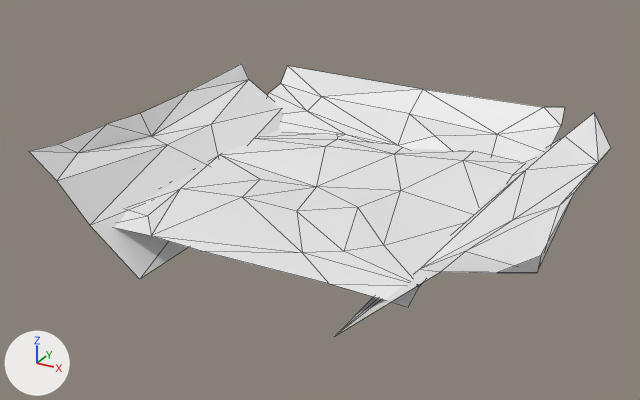
The Blender file Assets/Models/Landscape/BeachHouseLandscape.blend as it was, and as the next commit left it.
Both versions are drawn from a camera (50 mm lens) standing at (99.9, -185.7, 90.5) and looking at (-3.0, 1.3, -3.0). Arrows for +X, +Y and +Z are at lower left; the lights stay in place. Mesh edges are drawn as thin lines.

Names of what the first picture shows: 'Barriers', 'BeachHouseLandscapeMesh'.
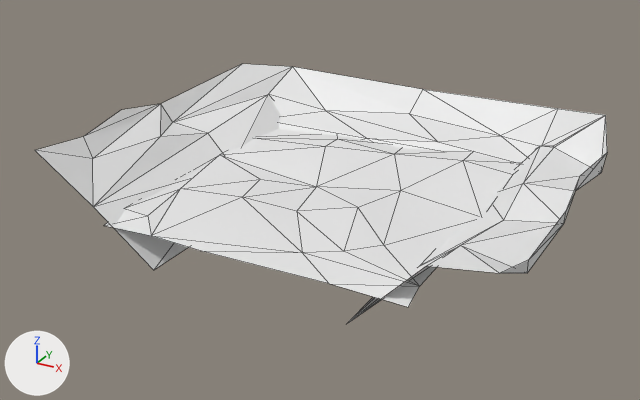
What differs and where, as boxes [x1, y1, x2, y2] in the pictures (640 x 400 px; the box of a moved part takes in the faces that stretch with it):
'Barriers', reshaped: before [29, 64, 611, 336]; after [35, 64, 607, 323]
part 1 of me_plane_001, moved or reshaped: before [29, 114, 218, 279]; after [35, 104, 223, 270]
part 2 of me_plane_001, moved or reshaped: before [335, 154, 606, 336]; after [351, 154, 606, 321]
part 3 of me_plane_001, moved or reshaped: before [492, 134, 541, 164]; after [542, 116, 604, 147]

Patch to the scene script:
```diff
--- a/Assets/Models/Landscape/BeachHouseLandscape.blend.py
+++ b/Assets/Models/Landscape/BeachHouseLandscape.blend.py
@@ me_plane_001 @@
 # used by ob_barriers; location = (0.0, 38.7, 3.8); rotation_euler = (0.785, 0.0, 0.0), in degrees (45, 0, 0); scale = (45.0, 20.0, 20.0)
-me_plane_001.from_pydata(...)  # 3267 vertices, 3072 faces; spans x -1.37..1.41, y -3.46..1.0, z -0.72..3.4
+me_plane_001.from_pydata(...)  # 3265 vertices, 3093 faces; spans x -1.37..1.41, y -3.28..1.0, z -0.72..3.35
+# me_plane_001 part 1: 284 vertices moved from x -1.37..-0.57, y -2.25..-0.86, z 0.56..2.3 to x -1.37..-0.57, y -2.07..-0.85, z 0.56..2.18; 393 vertices removed from x -1.36..-0.57, y -3.46..-1.11, z 0.87..3.4; 393 vertices added at x -1.36..-0.57, y -3.28..-1.04, z 0.81..3.35
+# me_plane_001 part 2: 411 vertices moved from x 0.57..1.41, y -2.69..-0.43, z 0.6..2.84 to x 0.57..1.41, y -2.7..-0.43, z 0.59..2.91; 210 vertices removed from x 0.57..1.41, y -3.46..-1.36, z 0.92..3.34; 210 vertices added at x 0.57..1.41, y -3.27..-1.31, z 0.87..3.28
+# me_plane_001 part 3: 10 vertices moved from x 0.5..0.75, y -0.09..-0.03, z -0.12..-0.07 to x 0.5..0.75, y -0.05..0.01, z -0.09..-0.03; 5 vertices removed from x 0.87..1.0, y 0.28..0.34, z -0.19..-0.1; 4 vertices added at x 0.91..0.98, y 0.25..0.34, z -0.19..-0.1
+# me_plane_001 part 4: 1 vertex removed from x -1.01, y 0.35, z -0.1
```
